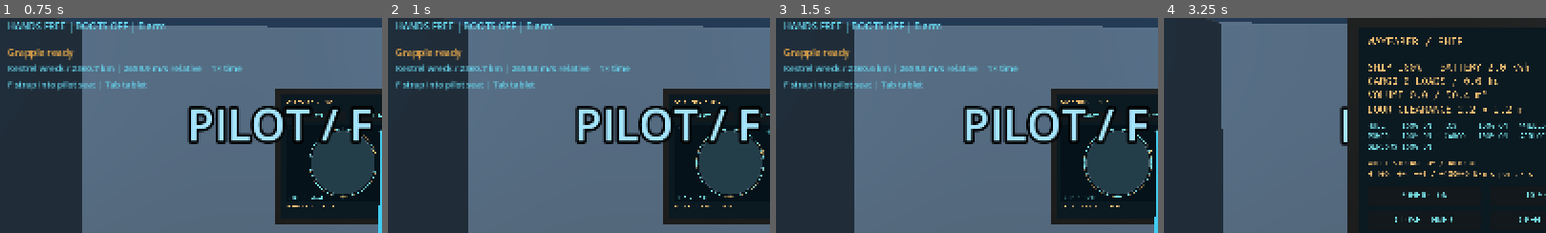
Above: before the commit, frames 1-4 (left to right).
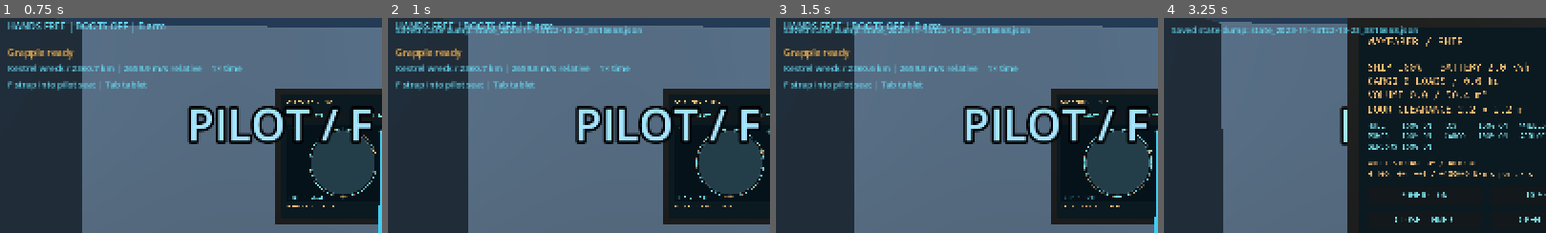
Above: after the commit, the same moments.

Repository: Conrad-N/Wayfarer
Game: Godot game, scene res://scenes/main.tscn
Same seed, same stepped clock (60 frames per second), same inputs: the game is played once before the commit and once after it.
Inputs (mouse positions are % of the whole screen's width and height, from its top left):
- Up to frame 1 (0.75 s): tap Enter at 0.5 s; move the mouse to (55, 50) at 0.52 s; hold W (move_forward) from 0.53 s (still down); hold Z (freelook) from 0.53 s (still down); click (55, 50) at 0.67 s
- Up to frame 2 (1 s): keep holding W (move_forward); keep holding Z (freelook); tap F (interact) at 0.8 s
- Up to frame 3 (1.5 s): keep holding W (move_forward); move the mouse to (45, 50) at 1.27 s; release Z (freelook) at 1.28 s; tap F (interact) at 1.35 s; click (45, 50) at 1.42 s
- Up to frame 4 (3.25 s): keep holding W (move_forward); tap B (magnetic_boots) at 1.55 s; move the mouse to (52, 48) at 2.02 s; hold B (magnetic_boots) 2.03-2.78 s; click (52, 48) at 2.17 s; tap G (physical_grip) at 2.3, 2.85 s; tap Space (move_up) at 2.75 s; move the mouse to (49, 52) at 2.77 s; click (49, 52) at 2.92 s; tap Tab (tablet) at 3.05 s
The pictures show only the part of the screen within x 0-50%, y 24-74%; the shares and areas given below are measured in that part.

Frame 1 is identical in both runs. In frame 2, 1.2% of the frame differs, in the area x 2-67%, y 3-8%; in frame 3, 1.2%; in frame 4, 1.3%.

Commit message:
Keep the seat harness through arrivals; add debug event log and F11 state dump
Entering an object's local bubble added the closing speed to suit and hull in
one frame, which PhysicalGrip read as a crushing load and released the pilot.
Grips now rebase their load estimate after every frame handoff. Raise Jolt's
500 m/s speed cap so fast arrivals keep their real velocity. Wheel-full hint
no longer offers C when the suit battery is empty.

Debug tooling: DebugLog event buffer, DebugDump JSON state dumps on F11 or on
anomalies, state-flip logging, 20 kept game logs, and check.sh no longer
rotates the real game's logs.

Diff:
--- a/godot/project.godot
+++ b/godot/project.godot
@@ -15,6 +15,7 @@
 
 [debug]
 
+file_logging/max_log_files=20
 gdscript/warnings/untyped_declaration=1
 gdscript/warnings/unsafe_method_access=1
 gdscript/warnings/unsafe_property_access=1
@@ -110,6 +111,10 @@
 "deadzone": 0.2,
 "events": [Object(InputEventKey,"physical_keycode":4194343)]
 }
+debug_dump={
+"deadzone": 0.2,
+"events": [Object(InputEventKey,"physical_keycode":4194342)]
+}
 tool_slot_1={
 "deadzone": 0.2,
 "events": [Object(InputEventKey,"physical_keycode":49)]
@@ -164,6 +169,7 @@
 [physics]
 
 3d/physics_engine="Jolt Physics"
+jolt_physics_3d/limits/max_linear_velocity=20000.0
 3d/default_gravity=0.0
 
 [rendering]
--- a/godot/scripts/ship/ship_interaction.gd
+++ b/godot/scripts/ship/ship_interaction.gd
@@ -144,6 +144,7 @@
 	if not is_instance_valid(player):
 		return
 	if _seat_pose_active and not is_seated():
+		DebugLog.anomaly("seat", "harness let go without V (%s)" % _seat_restraint.status)
 		unstrap(false)
 	player.set_meta("seated", is_seated())
 	if is_open():
@@ -191,9 +192,9 @@
 			var hit: Variant = plane.intersects_ray(origin, direction)
 			if hit is Vector3:
 				active_screen.forward_input(event, hit)
-		elif not event.is_action_pressed("debug_screenshot"):
+		elif not _is_debug_key(event):
 			active_screen.forward_input(event, active_screen.global_position)
-		if not event.is_action_pressed("debug_screenshot"):
+		if not _is_debug_key(event):
 			get_viewport().set_input_as_handled()
 	elif event.is_action_pressed("interact") and not event.is_echo():
 		if is_seated():
@@ -235,6 +236,10 @@
 	return player.get_world_3d().direct_space_state.intersect_shape(query, 1).is_empty()
 
 
+func _is_debug_key(event: InputEvent) -> bool:
+	return event.is_action_pressed("debug_screenshot") or event.is_action_pressed("debug_dump")
+
+
 func _aimed_seat() -> bool:
 	# Within the seat, the pilot can face NAV while reaching for the harness.
 	if player.global_position.distance_to(ship.to_global(PlayerShip.SEAT_POSITION)) <= 0.65:
--- /dev/null
+++ b/godot/scripts/world/debug_dump.gd
@@ -0,0 +1,103 @@
+## Development dump of the whole play state to a JSON file (F11, or automatically
+## on an anomaly), so a stuck situation can be read afterwards instead of guessed.
+class_name DebugDump
+extends Node
+
+signal dump_finished(path: String, error: Error)
+
+@export var output_directory: String = "user://debug"
+## Automatic anomaly dumps are rate limited so one runaway fault cannot flood the disk.
+@export var min_seconds_between_auto_dumps: float = 5.0
+
+var _sections: Dictionary = {}
+var _last_auto_dump_s: float = -INF
+var last_path: String = ""
+
+
+func _ready() -> void:
+	DebugLog.anomaly_sink = _on_anomaly
+
+
+func _exit_tree() -> void:
+	if DebugLog.anomaly_sink.is_valid() and DebugLog.anomaly_sink.get_object() == self:
+		DebugLog.anomaly_sink = Callable()
+
+
+## Register a named section; the provider returns a Dictionary when a dump is written.
+func add_section(section: String, provider: Callable) -> void:
+	_sections[section] = provider
+
+
+func _unhandled_key_input(event: InputEvent) -> void:
+	if event.is_action_pressed("debug_dump") and not event.is_echo():
+		get_viewport().set_input_as_handled()
+		dump("F11")
+
+
+## Write every section plus the event trail; returns the file path or "" on failure.
+func dump(reason: String) -> String:
+	var state: Dictionary = {
+		"reason": reason,
+		"saved_at": Time.get_datetime_string_from_system(),
+		"uptime_s": Time.get_ticks_msec() / 1000.0,
+	}
+	for section: String in _sections:
+		var provider: Callable = _sections[section]
+		state[section] = provider.call() if provider.is_valid() else {"error": "provider gone"}
+	state["events"] = Array(DebugLog.entries)
+	var directory: String = ProjectSettings.globalize_path(output_directory)
+	var error: Error = DirAccess.make_dir_recursive_absolute(directory)
+	if error != OK:
+		_finish("", error)
+		return ""
+	var stem: String = "state_%s_%d" % [Time.get_datetime_string_from_system().replace(":", "-"), Time.get_ticks_usec()]
+	var path: String = directory.path_join(stem + ".json")
+	var file: FileAccess = FileAccess.open(path, FileAccess.WRITE)
+	if file == null:
+		_finish(path, FileAccess.get_open_error())
+		return ""
+	file.store_string(JSON.stringify(_to_json(state), "  "))
+	file.close()
+	_finish(path, OK)
+	return path
+
+
+## Plain JSON: vectors become [x, y, z], anything else non-JSON becomes its string form.
+static func _to_json(value: Variant) -> Variant:
+	match typeof(value):
+		TYPE_DICTIONARY:
+			var out: Dictionary = {}
+			for key: Variant in (value as Dictionary):
+				out[str(key)] = _to_json(value[key])
+			return out
+		TYPE_ARRAY, TYPE_PACKED_STRING_ARRAY, TYPE_PACKED_FLOAT32_ARRAY, TYPE_PACKED_FLOAT64_ARRAY, TYPE_PACKED_INT32_ARRAY, TYPE_PACKED_INT64_ARRAY:
+			var items: Array = []
+			for item: Variant in value:
+				items.append(_to_json(item))
+			return items
+		TYPE_VECTOR3:
+			return [(value as Vector3).x, (value as Vector3).y, (value as Vector3).z]
+		TYPE_VECTOR2:
+			return [(value as Vector2).x, (value as Vector2).y]
+		TYPE_NIL, TYPE_BOOL, TYPE_INT, TYPE_FLOAT, TYPE_STRING, TYPE_STRING_NAME:
+			return value if typeof(value) != TYPE_STRING_NAME else str(value)
+		_:
+			return str(value)
+
+
+func _on_anomaly(description: String) -> void:
+	var now: float = Time.get_ticks_msec() / 1000.0
+	if now - _last_auto_dump_s < min_seconds_between_auto_dumps:
+		return
+	_last_auto_dump_s = now
+	dump("anomaly: " + description)
+
+
+func _finish(path: String, error: Error) -> void:
+	if error == OK:
+		last_path = path
+		if DisplayServer.get_name() != "headless":
+			print("State dump saved: ", path)
+	else:
+		printerr("State dump failed: %s (%s)" % [path, error_string(error)])
+	dump_finished.emit(path, error)
--- /dev/null
+++ b/godot/scripts/world/debug_log.gd
@@ -0,0 +1,32 @@
+## Timestamped trail of the state changes that matter when play goes wrong:
+## power, harness, grips, warp handoffs, suit reserves. Entries print to the
+## Godot log while playing and stay in a ring buffer that DebugDump writes out.
+class_name DebugLog
+extends RefCounted
+
+const CAPACITY: int = 400
+
+static var entries: PackedStringArray = PackedStringArray()
+## Called with (source, message) for anomalies so DebugDump can save a snapshot.
+static var anomaly_sink: Callable = Callable()
+
+
+## Record a normal state change.
+static func event(source: String, message: String) -> void:
+	var line: String = "[%9.2fs] %s: %s" % [Time.get_ticks_msec() / 1000.0, source, message]
+	if entries.size() >= CAPACITY:
+		entries.remove_at(0)
+	entries.append(line)
+	if DisplayServer.get_name() != "headless":
+		print("EVENT ", line)
+
+
+## Record something that should not happen in normal play and snapshot the game.
+static func anomaly(source: String, message: String) -> void:
+	event(source, "ANOMALY " + message)
+	if anomaly_sink.is_valid():
+		anomaly_sink.call(source + ": " + message)
+
+
+static func clear() -> void:
+	entries.clear()
--- a/godot/scripts/world/main.gd
+++ b/godot/scripts/world/main.gd
@@ -22,6 +22,8 @@
 var _grip: PhysicalGrip
 var _boots: MagneticBoots
 var _flight: OrbitalFlight
+var _dump: DebugDump
+var _logged_states: Dictionary = {}
 
 var _screenshot_notice_seconds: float = 0.0
 
@@ -50,6 +52,8 @@
 		add_child(_flight)
 		_flight.configure(get_node("/root/Sim") as OrbitalSession, _ship, _player, _wreck, _hazards)
 		print("Wayfarer M4: orbital flight. F terminal / Tab tablet / PLAN transfer.")
+	_install_debug_dump()
+	if not salvage_practice:
 		return
 	var wall: Color = Color(0.12, 0.16, 0.20)
 	var deck: Color = Color(0.22, 0.26, 0.29)
@@ -116,7 +120,12 @@
 	_grapple_status.text += "\n" + _grip.status + " | " + _boots.status
 	_supplies.text += " | WHEELS %.0f%%" % (_player.attitude.utilization() * 100.0)
 	if _player.attitude.utilization() >= 0.98:
-		_supply_warning.text += " | WHEELS FULL: C dumps into body / Alt unloads with jets"
+		# Both unloading paths spin the wheels down with the suit battery.
+		if _player.suit.battery_energy_j > 0.0:
+			_supply_warning.text += " | WHEELS FULL: C dumps into body" + (" / Alt unloads with jets" if _player.suit.propellant_kg > 0.0 else "")
+		else:
+			_supply_warning.text += " | WHEELS FULL: suit battery empty, cannot unload"
+	_log_state_changes()
 	_target_status.text = _interaction.hint + "\n" + _player.salvage_tools.target_readout
 	var in_ship: Vector3 = _ship.to_local(_player.global_position)
 	if in_ship.z < -1.8 and in_ship.z > -12.0 and absf(in_ship.x) < 4.0 and absf(in_ship.y) < 3.0:
@@ -134,6 +143,89 @@
 			if _wreck.bodies.is_empty():
 				_salvage_status.text = "%s / %.1f km | %.1f m/s relative | %.0f× time" % [str(flight.target.name), float(flight.target.range_m) / 1000.0, float(flight.target.relative_speed_mps), float(flight.warp)]
 
+
+
+## F11 (or any logged anomaly) writes the whole play state to user://debug/.
+func _install_debug_dump() -> void:
+	_dump = DebugDump.new()
+	_dump.name = "DebugDump"
+	add_child(_dump)
+	_dump.dump_finished.connect(_on_dump_finished)
+	_dump.add_section("player", _debug_player_state)
+	_dump.add_section("seat", _debug_seat_state)
+	_dump.add_section("flight", _debug_flight_state)
+	_dump.add_section("ship", func() -> Dictionary: return _ship.api.get_telemetry() if is_instance_valid(_ship) else {})
+
+
+func _debug_player_state() -> Dictionary:
+	var in_ship: Transform3D = _ship.global_transform.affine_inverse() * _player.global_transform if is_instance_valid(_ship) else _player.global_transform
+	var state: Dictionary = {
+		"position_in_ship_m": in_ship.origin,
+		"velocity_mps": _player.linear_velocity,
+		"velocity_relative_to_ship_mps": _player.linear_velocity - _ship.linear_velocity if is_instance_valid(_ship) else _player.linear_velocity,
+		"angular_velocity_radps": _player.angular_velocity,
+		"wheel_momentum_nms": _player.attitude.momentum_body,
+		"wheel_limit_nms": SuitAttitude.MOMENTUM_LIMIT_NMS,
+		"wheel_utilization": _player.attitude.utilization(),
+		"battery_j": _player.suit.battery_energy_j,
+		"propellant_kg": _player.suit.propellant_kg,
+		"input_enabled": _player.input_enabled,
+		"mouse_captured": Input.mouse_mode == Input.MOUSE_MODE_CAPTURED,
+		"seated_meta": bool(_player.get_meta("seated", false)),
+		"boots_walking": _player.surface_motion_active,
+		"wheel_dumping": _player.is_wheel_dumping(),
+		"freeze": _player.freeze,
+		"grapple_attached": _player.grapple.is_attached(),
+	}
+	if is_instance_valid(_grip):
+		state["grip_attached"] = _grip.is_attached()
+		state["grip_target"] = str(_grip.target_body().name) if _grip.is_attached() and _grip.target_body() != null else ""
+	if is_instance_valid(_boots):
+		state["boots_attached"] = _boots.is_attached()
+		state["boots_armed"] = _boots.is_armed()
+	return state
+
+
+func _debug_seat_state() -> Dictionary:
+	if not is_instance_valid(_interaction):
+		return {}
+	return {
+		"seated": _interaction.is_seated(),
+		"seat_pose_active": _interaction._seat_pose_active,
+		"screen_open": _interaction.is_open(),
+		"active_screen": str(_interaction.active_screen.name) if _interaction.is_open() else "",
+		"hint": _interaction.hint,
+		"seat_within_reach": _interaction._seat_within_reach(),
+		"aimed_seat": _interaction._aimed_seat(),
+	}
+
+
+func _debug_flight_state() -> Dictionary:
+	if not is_instance_valid(_flight) or _flight.session == null or _flight.session.world == null:
+		return {"present": false}
+	return {
+		"present": true,
+		"enabled": _flight.enabled,
+		"ship_is_local": _flight.ship_is_local,
+		"reference_id": _flight.reference_id,
+		"requested_warp": _flight.requested_warp,
+		"pending_warp": _flight._pending_warp,
+		"dump_settle_s": _flight._suit_dump_settle_s,
+		"world_rate": _flight.session.world.rate,
+		"world_time_s": _flight.session.world.time,
+		"aboard": _flight.is_aboard(),
+		"needs_inertial_interior": _flight._needs_inertial_interior(),
+		"ship_freeze": _ship.freeze,
+		"ship_collision_layer": _ship.collision_layer,
+		"sun_direction": -(get_node("DirectionalLight3D") as DirectionalLight3D).global_basis.z if has_node("DirectionalLight3D") else Vector3.ZERO,
+	}
+
+
+func _on_dump_finished(path: String, error: Error) -> void:
+	_screenshot_status.text = "Saved state dump: " + path.get_file() if error == OK else "State dump failed: " + error_string(error)
+	_screenshot_status.modulate = Color(0.4, 0.85, 0.95) if error == OK else Color(1, 0.35, 0.25)
+	_screenshot_notice_seconds = 4.0
+	_screenshot_status.visible = true
 
 
 func _on_capture_started() -> void:
@@ -211,3 +303,19 @@
 	contacts.name = "SuitContacts"
 	_player.add_child(contacts)
 	contacts.configure(_player, _grip, _boots)
+
+
+## Record flips of what the HUD shows, so an F11 dump says when each one happened.
+func _log_state_changes() -> void:
+	var telemetry: Dictionary = _ship.api.get_telemetry()
+	var states: Dictionary = {
+		"ship power": bool(telemetry.power_available),
+		"suit battery empty": _player.suit.battery_energy_j <= 0.0,
+		"suit wheels full": _player.attitude.utilization() >= 0.98,
+		"seated": _interaction.is_seated(),
+	}
+	for key: String in states:
+		if _logged_states.has(key) and _logged_states[key] != states[key]:
+			DebugLog.event("state", "%s -> %s (ship battery %.0f J, power system health %.2f, suit battery %.0f J)" % [
+				key, states[key], float(telemetry.battery_energy_j), float(telemetry.systems.power.health), _player.suit.battery_energy_j])
+		_logged_states[key] = states[key]
--- a/godot/scripts/world/orbital_flight.gd
+++ b/godot/scripts/world/orbital_flight.gd
@@ -254,6 +254,7 @@
 		_make_station()
 	_enter_local_ship()
 	ship.api.set_cargo_message("ARRIVED NEAR " + str(session.objects[id].name).to_upper())
+	DebugLog.event("flight", "entered %s near %s at %.1f m/s" % [str(session.objects[id].kind), id, ship.linear_velocity.length()])
 
 
 func _enter_local_ship() -> void:
@@ -268,6 +269,8 @@
 	ship.linear_velocity = frame.to_local_velocity(state.velocity)
 	var simulation_basis: Basis = ship.global_basis * LocalOrbitFrame.GODOT_TO_SIM_BODY.transposed()
 	ship.angular_velocity = simulation_basis * LocalOrbitFrame.native(session.world.angular_vel)
+	_rebase_grips()
+	DebugLog.event("flight", "ship physics on (reference %s)" % reference_id)
 
 
 func _leave_local_ship() -> void:
@@ -288,6 +291,14 @@
 	ship.collision_mask = ship.collision_layer
 	_approaching = false
 	_rcs_direction = Vector3.ZERO
+	_rebase_grips()
+	DebugLog.event("flight", "ship physics off (reference %s)" % reference_id)
+
+
+## Frame handoffs change suit and carrier velocity together. Tell every grip so
+## its overload estimate does not read the bookkeeping jump as a crushing load.
+func _rebase_grips() -> void:
+	get_tree().call_group(PhysicalGrip.FRAME_GROUP, "rebase_motion")
 
 
 func _leave_encounter() -> void:
--- a/godot/scripts/world/physical_grip.gd
+++ b/godot/scripts/world/physical_grip.gd
@@ -4,6 +4,9 @@
 extends Node3D
 
 signal attachment_changed()
+
+## Every grip joins this group so frame handoffs can rebase the overload estimate.
+const FRAME_GROUP: StringName = &"physical_grips"
 
 @export var max_reach_m: float = 2.0
 @export var max_catch_speed_mps: float = 3.0
@@ -32,6 +35,7 @@
 	_player = player
 	_camera = camera
 	process_physics_priority = -20
+	add_to_group(FRAME_GROUP)
 
 
 ## Attempt a handhold on the first solid surface within arm's reach of the camera.
@@ -108,6 +112,14 @@
 	attachment_changed.emit()
 
 
+## Forget the last measured suit motion. A reference-frame handoff adds the same
+## velocity to suit and carrier at once; that bookkeeping jump is not a load.
+func rebase_motion() -> void:
+	if is_instance_valid(_player):
+		_last_velocity = _player.linear_velocity
+		_last_spin = _player.angular_velocity
+
+
 ## Report whether the grip currently has a live physical carrier.
 func is_attached() -> bool:
 	return is_instance_valid(_target) and (_rebuilding or is_instance_valid(_joint))
@@ -158,6 +170,8 @@
 	_last_spin = _player.angular_velocity
 	var error: float = anchor_position().distance_to(_player.to_global(_player_anchor))
 	if error > 0.3 or (_settle_seconds <= 0.0 and (force > max_grip_force_n or torque > max_grip_torque_nm)):
+		DebugLog.event("grip " + name, "let go of %s: anchor error %.3f m, force %.0f N (max %.0f), torque %.0f N m (max %.0f)"
+			% [_target.name, error, force, max_grip_force_n, torque, max_grip_torque_nm])
 		release()
 		status = "GRIP LOST: LOAD TOO HIGH"
 
--- /dev/null
+++ b/godot/tests/test_debug_dump.gd
@@ -0,0 +1,31 @@
+## The F11 state dump and the event trail behind it write readable JSON.
+extends TestCase
+
+
+func test_dump_writes_sections_events_and_anomaly_snapshots() -> void:
+	var root: Node = (Engine.get_main_loop() as SceneTree).root
+	var dump: DebugDump = DebugDump.new()
+	dump.output_directory = "user://debug_test"
+	root.add_child(dump)
+	dump.add_section("probe", func() -> Dictionary: return {"answer": 42, "where": Vector3(1, 2, 3)})
+	DebugLog.clear()
+	DebugLog.event("test", "hello")
+	var path: String = dump.dump("unit test")
+	check(path != "" and FileAccess.file_exists(path), "dump writes a file")
+	var parsed: Variant = JSON.parse_string(FileAccess.get_file_as_string(path))
+	check(parsed is Dictionary and str(parsed.get("reason", "")) == "unit test", "dump is valid JSON carrying the reason")
+	check(parsed is Dictionary and int(parsed.get("probe", {}).get("answer", 0)) == 42, "registered sections are written")
+	var events: Array = parsed.get("events", []) if parsed is Dictionary else []
+	check(not events.is_empty() and str(events.back()).ends_with("test: hello"), "event trail is included")
+	DebugLog.anomaly("test", "boom")
+	check(dump.last_path != path and FileAccess.file_exists(dump.last_path), "an anomaly saves a snapshot on its own")
+	check(str(DebugLog.entries[-1]).contains("ANOMALY boom"), "the anomaly itself is in the trail")
+	var before: String = dump.last_path
+	DebugLog.anomaly("test", "again")
+	check_eq(dump.last_path, before, "anomaly snapshots are rate limited")
+	DirAccess.remove_absolute(path)
+	DirAccess.remove_absolute(before)
+	root.remove_child(dump)
+	dump.free()
+	check(not DebugLog.anomaly_sink.is_valid(), "removing the dump node unhooks the anomaly sink")
+	DebugLog.clear()
--- a/godot/tests/test_interior_flight.gd
+++ b/godot/tests/test_interior_flight.gd
@@ -104,6 +104,36 @@
 	main.free()
 
 
+## Arriving near a wreck hands suit and hull their real speed in one step. The
+## harness must not read that jump as a crash, and physics must keep the speed.
+func test_seated_arrival_keeps_the_harness() -> void:
+	for speed: float in [300.0, 1500.0]:
+		var main: Node3D = await _main()
+		var player: Player = main.get_node("Player") as Player
+		var ship: PlayerShip = main.get_node("PlayerShip") as PlayerShip
+		var interaction: ShipInteraction = main.get_node("ShipInteraction") as ShipInteraction
+		var flight: OrbitalFlight = main.get_node("OrbitalFlight") as OrbitalFlight
+		var world: OrbitalWorld = flight.session.world
+		player.global_transform = ship.global_transform * Transform3D(Basis(Vector3.UP, PI / 2.0), PlayerShip.SEAT_POSITION)
+		await _frames(3)
+		check(interaction.strap_in(), "pilot straps in before the arrival")
+		await _frames(10)
+		var wreck_state: Dictionary = flight.session.object_state("kestrel", world.time)
+		var parent: Dictionary = world.system.body_state_in_root(world.central_body_id, world.time)
+		var arrival_position: SimVector = SimVector.add(wreck_state.position, SimVector.new(LocalOrbitFrame.LOCAL_RADIUS_M + speed * 0.1, 0, 0))
+		var arrival_velocity: SimVector = SimVector.add(wreck_state.velocity, SimVector.new(-speed, 0, 0))
+		world.replace_state(SimVector.sub(arrival_position, parent.position), SimVector.sub(arrival_velocity, parent.velocity))
+		for step: int in 60:
+			await _frames(1)
+			if flight.reference_id == "kestrel":
+				break
+		check(flight.reference_id == "kestrel" and flight.ship_is_local, "ship arrives near the wreck at %.0f m/s" % speed)
+		await _frames(10)
+		check(interaction.is_seated(), "harness holds through the arrival at %.0f m/s" % speed)
+		check(absf(ship.linear_velocity.length() - speed) < 5.0, "physics keeps the full %.0f m/s closing speed" % speed)
+		main.free()
+
+
 func _main() -> Node3D:
 	var main: Node3D = preload("res://scenes/main.tscn").instantiate() as Node3D
 	(main.get_node("Player") as Player).input_enabled = false
Not shown, added: godot/scripts/world/debug_dump.gd.uid
Not shown, added: godot/scripts/world/debug_log.gd.uid
Not shown, added: godot/tests/test_debug_dump.gd.uid
Not shown, changed: check.sh
Not shown, changed: docs/DECISIONS.md
